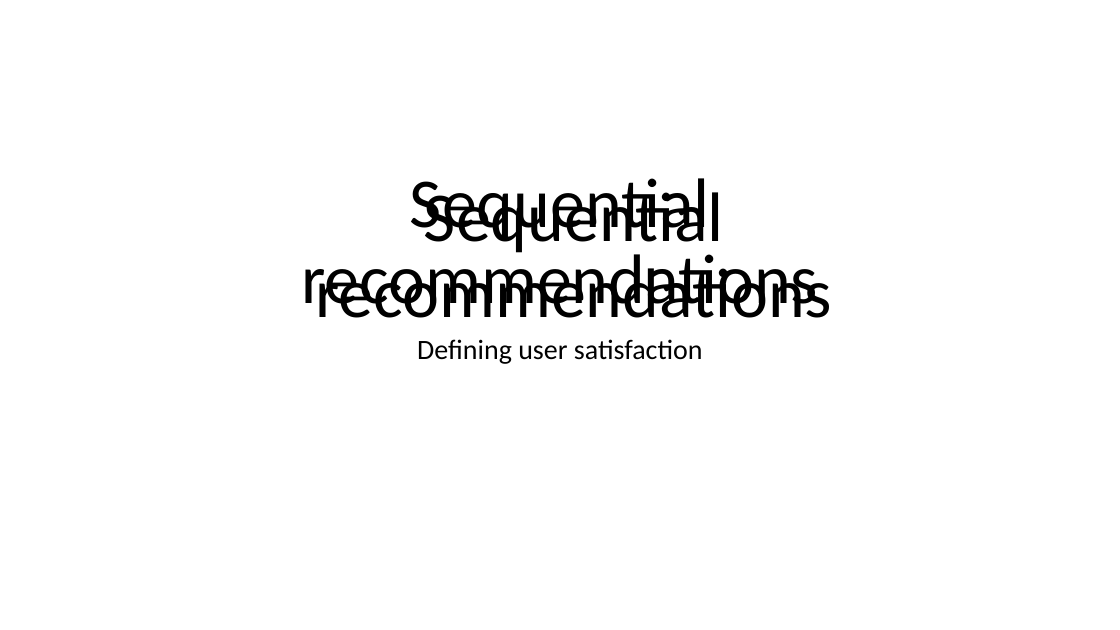
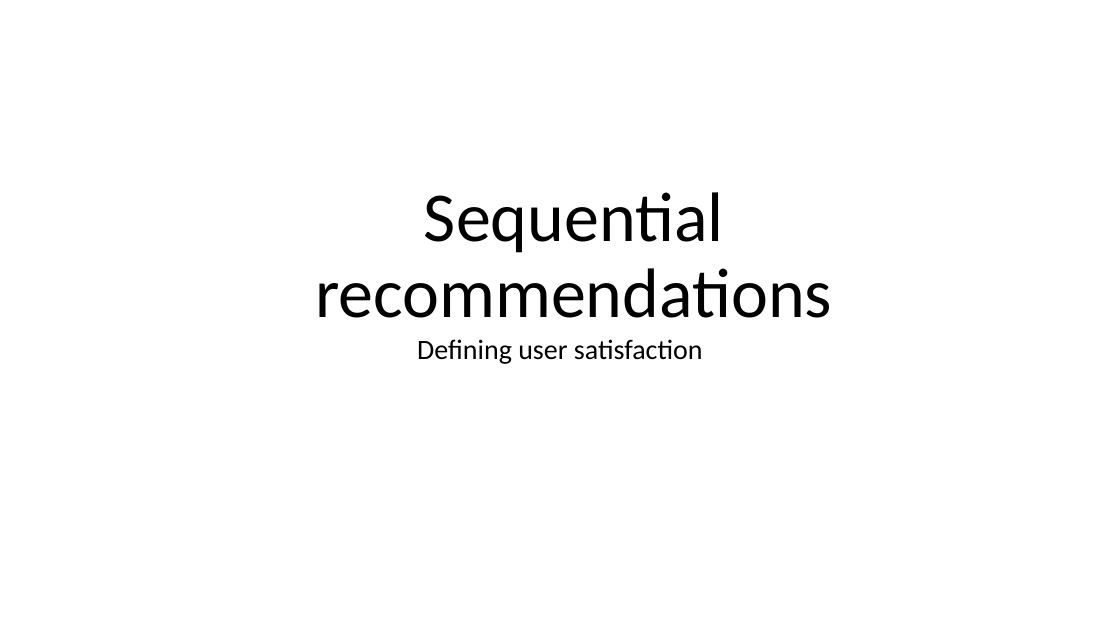
Before and after one commit to Tuumis/recommendeSystems, a slide deck: slide 1 of Sequential recommendations.pptx. Drawn at 1120x630 pixels with LibreOffice and Linux fonts; fonts in the diff are those of the drawing. Boxes give left, top, right and bottom in pixels: in the first picture for what was removed or moved away, otherwise in the second. Text is boxed around its words. In the diff, an @@ line names an element or a change of style, - is before the commit and + after.

Commit message:
updated slides

```diff
--- a/Sequential recommendations.pptx
+++ b/Sequential recommendations.pptx
@@ title removed at <box>301,183,818,318</box> @@
-Sequential recommendations
```
Also in this commit, not shown: 1 other file.
